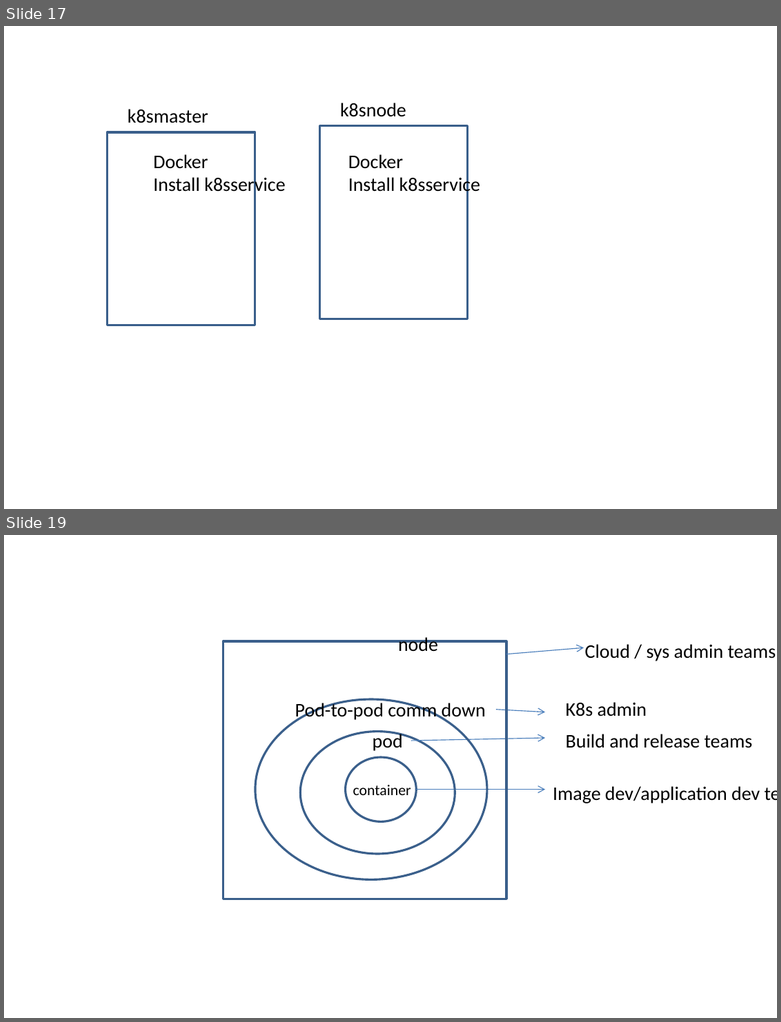
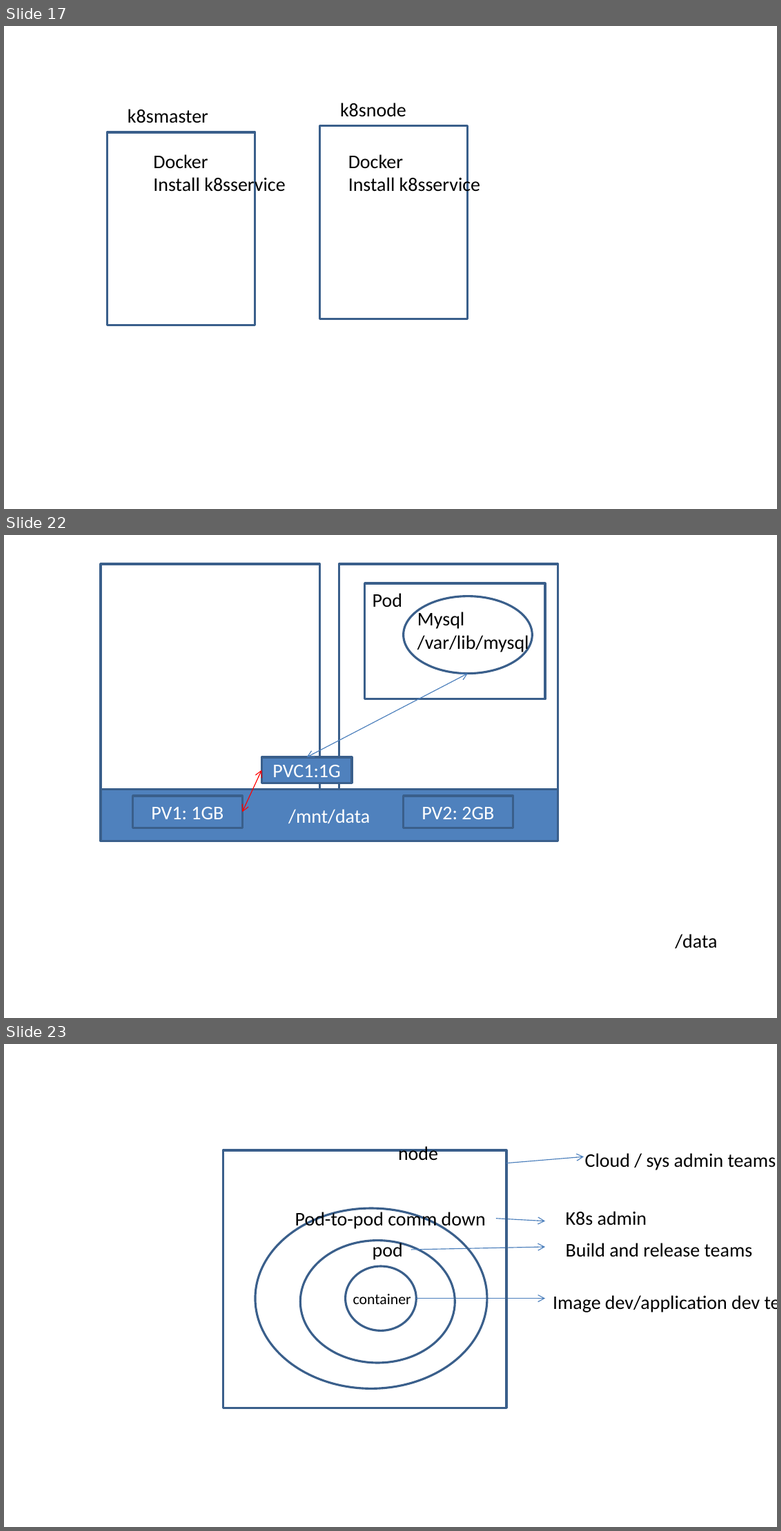
Before and after one commit to AdityaSP/ora-jul15-dock-kube, a slide deck: rough-diag.pptx. Shown one above the other, each under a label of ours: slides 17 and 19 before the commit, slides 17, 22 and 23 after it; the slides between them are not shown. The pictures are 781x1022 and 781x1531 pixels, drawn with LibreOffice and Linux fonts; fonts in the diff are those of the drawing. Boxes give left, top, right and bottom in pixels: in the first picture for what was removed or moved away, otherwise in the second. Text is boxed around its words. In the diff, an @@ line names an element or a change of style, - is before the commit and + after.

```diff
--- a/rough-diag.pptx
+++ b/rough-diag.pptx
@@ slide 22 added at (x1=4, y1=535, x2=777, y2=1018), background #FFFFFF @@
@@ rectangle added at (x1=101, y1=565, x2=319, y2=790), outline #3A5F8C 2 pt @@
@@ rectangle added at (x1=339, y1=565, x2=557, y2=790), outline #3A5F8C 2 pt @@
@@ rectangle added at (x1=365, y1=583, x2=545, y2=699), outline #3A5F8C 2 pt @@
@@ text added at (x1=372, y1=593, x2=402, y2=607), 18 pt, text #000000 @@
+Pod
@@ ellipse added at (x1=404, y1=596, x2=533, y2=673), outline #3A5F8C 2 pt @@
@@ text added at (x1=417, y1=610, x2=529, y2=653), 18 pt, text #000000 @@
+Mysql
+/var/lib/mysql
@@ double arrow added from (468, 673) to (307, 758), #4B7EBC 0.75 pt @@
@@ rectangle added at (x1=261, y1=758, x2=352, y2=783), fill #4F81BD, outline #3A5F8C 2 pt, 18 pt, text #FFFFFF @@
+PVC1:1G
@@ double arrow added from (261, 770) to (242, 812), #FF0000 0.75 pt @@
@@ rectangle added at (x1=101, y1=789, x2=558, y2=841), fill #4F81BD, outline #3A5F8C 2 pt, 18 pt, text #FFFFFF @@
+/mnt/data
@@ rectangle added at (x1=133, y1=797, x2=243, y2=829), fill #4F81BD, outline #3A5F8C 2 pt, 18 pt, text #FFFFFF @@
+PV1: 1GB
@@ rectangle added at (x1=404, y1=797, x2=513, y2=829), fill #4F81BD, outline #3A5F8C 2 pt, 18 pt, text #FFFFFF @@
+PV2: 2GB
@@ text added at (x1=675, y1=934, x2=717, y2=949), 18 pt, text #000000 @@
+/data
@@ what was slide 19 is now slide 23 @@
```
Also in this commit, not shown: 2 slides changed, 3 other slides added.
